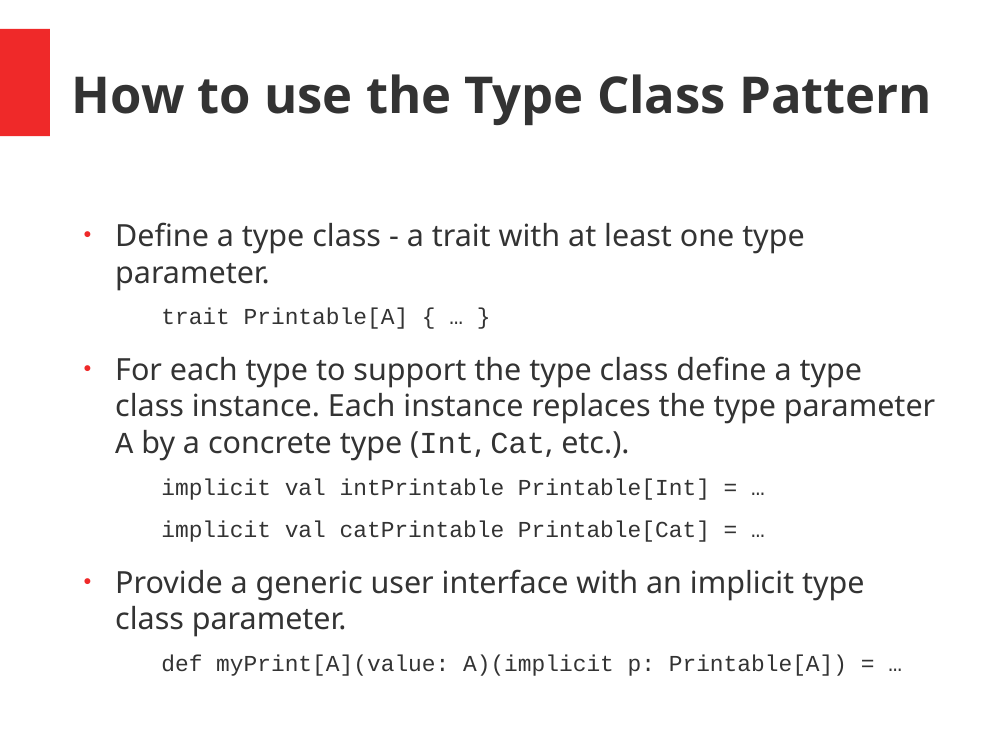
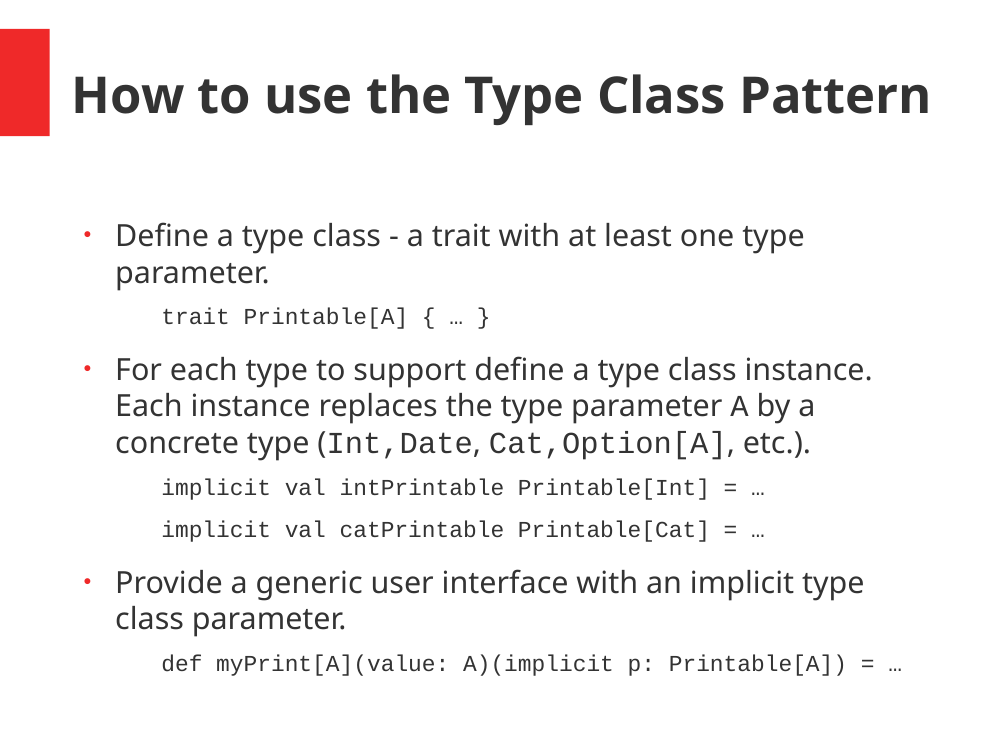
Before and after one commit to hermannhueck/typeclasses, a slide deck: slide 13 of Slides/TypeClasses.pptx. Drawn at 1008x756 pixels with LibreOffice and Linux fonts; fonts in the diff are those of the drawing. Boxes give left, top, right and bottom in pixels: in the first picture for what was removed or moved away, otherwise in the second. Text is boxed around its words. In the diff, an @@ line names an element or a change of style, - is before the commit and + after.

```diff
--- a/Slides/TypeClasses.pptx
+++ b/Slides/TypeClasses.pptx
@@ text at (115, 356, 873, 542): text changed @@
-● For each type to support the type class define a type class instance. Each instance replaces the type parameter A by a concrete type (Int, Cat, etc.).
-  implicit val intPrintable Printable[Int] = …
-  implicit val catPrintable Printable[Cat] = …
+● For each type to support define a type class instance. Each instance replaces the type parameter A by a concrete type (Int,Date, Cat,Option[A], etc.).
+  implicit val intPrintable Printable[Int] = …
+  implicit val catPrintable Printable[Cat] = …
```
Also in this commit, not shown: 29 other slides changed, 3 slides added, 1 other file.
